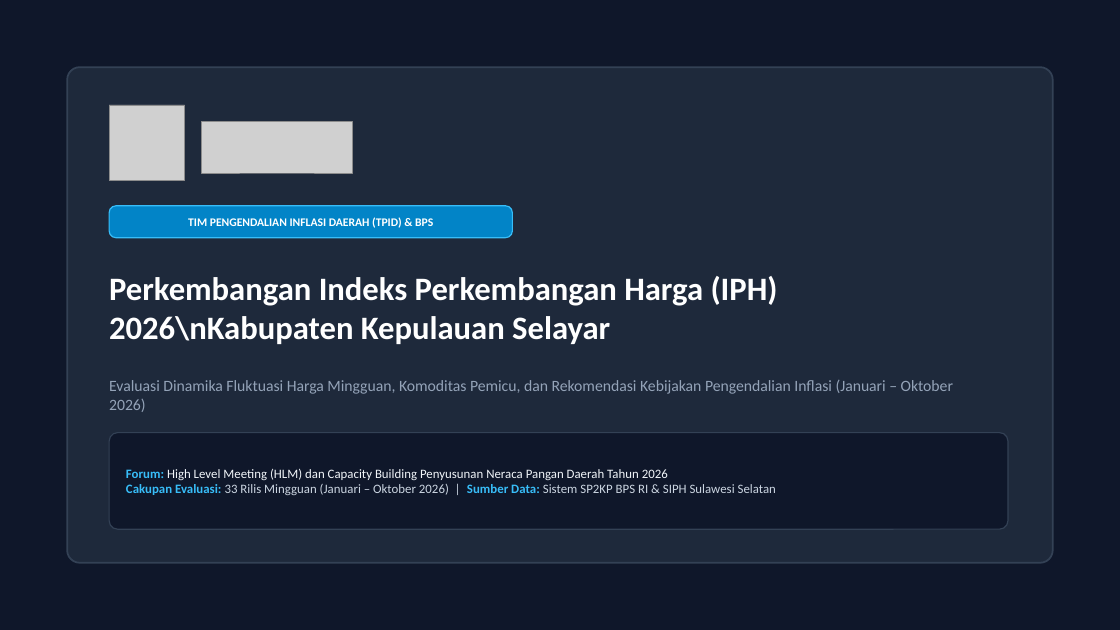
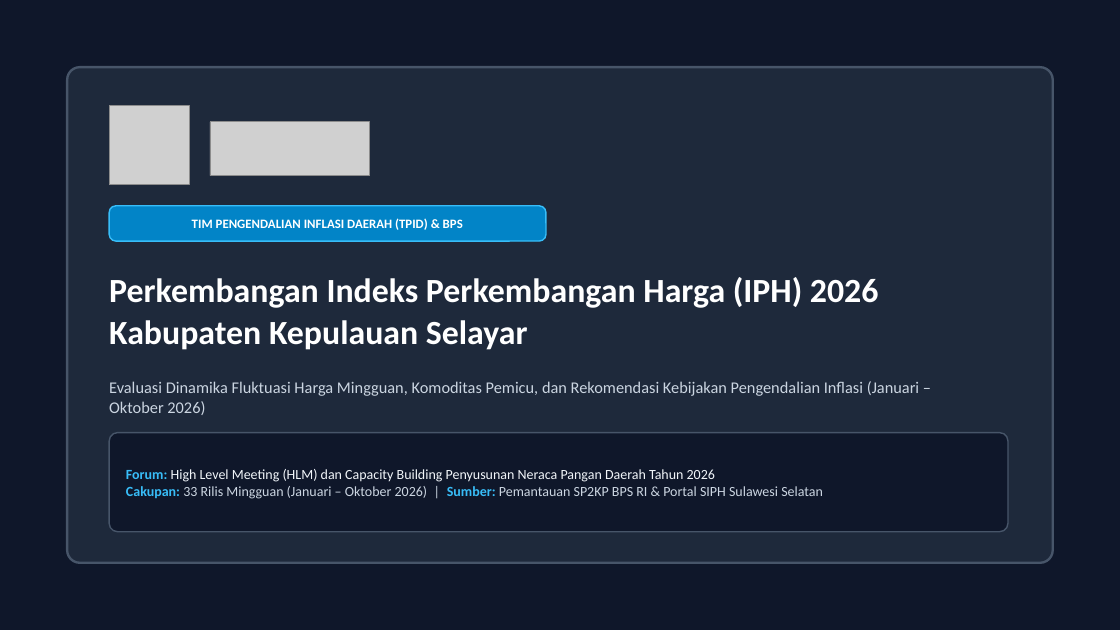
Before and after one commit to ridsonap/siph, a slide deck: slide 1 of Materi IPH.pptx. Drawn at 1120x630 pixels with LibreOffice and Linux fonts; fonts in the diff are those of the drawing; grey boxes stand for pictures. Boxes give left, top, right and bottom in pixels: in the first picture for what was removed or moved away, otherwise in the second. Text is boxed around its words. In the diff, an @@ line names an element or a change of style, - is before the commit and + after.

```diff
--- a/Materi IPH.pptx
+++ b/Materi IPH.pptx
@@ rounded rectangle at (67, 67, 1053, 563): outline #334155 1.5 pt to #475569 2 pt @@
@@ picture: place and size @@
-picture at (109, 105, 185, 181)
+picture at (109, 105, 189, 185)
@@ picture: place and size @@
-picture at (202, 122, 353, 173)
+picture at (210, 122, 370, 176)
@@ text "TIM PENGENDALIAN INFLASI DAERAH (TPID) ..." at (192, 218, 463, 230): size 10 to 11 pt @@
@@ rounded rectangle: place and size @@
-rounded rectangle at (109, 206, 513, 238)
+rounded rectangle at (109, 206, 546, 241)
@@ rounded rectangle at (109, 206, 546, 241): outline #38BDF8 1 pt to #38BDF8 1.2 pt; proportions changed @@
@@ text at (109, 277, 878, 350): text changed; size 28 to 29 pt @@
-Perkembangan Indeks Perkembangan Harga (IPH) 2026\nKabupaten Kepulauan Selayar
+Perkembangan Indeks Perkembangan Harga (IPH) 2026
+Kabupaten Kepulauan Selayar
@@ text "Evaluasi Dinamika Fluktuasi Harga Mingguan, ..." at (109, 381, 919, 415): size 13.5 to 14 pt, text colour #94A3B8 to #CBD5E1 @@
@@ rounded rectangle at (109, 433, 1008, 532): outline #334155 1 pt to #475569 1.2 pt; proportions changed @@
@@ text at (126, 469, 823, 499): text changed; size 11 to 12 pt; text colour #F1F5F9 to #CBD5E1 @@
-Forum: High Level Meeting (HLM) dan Capacity Building Penyusunan Neraca Pangan Daerah Tahun 2026
-Cakupan Evaluasi: 33 Rilis Mingguan (Januari – Oktober 2026) | Sumber Data: Sistem SP2KP BPS RI & SIPH Sulawesi Selatan
+Forum: High Level Meeting (HLM) dan Capacity Building Penyusunan Neraca Pangan Daerah Tahun 2026
+Cakupan: 33 Rilis Mingguan (Januari – Oktober 2026) | Sumber: Pemantauan SP2KP BPS RI & Portal SIPH Sulawesi Selatan
```
Also in this commit, not shown: 7 other slides changed, 2 other files.
